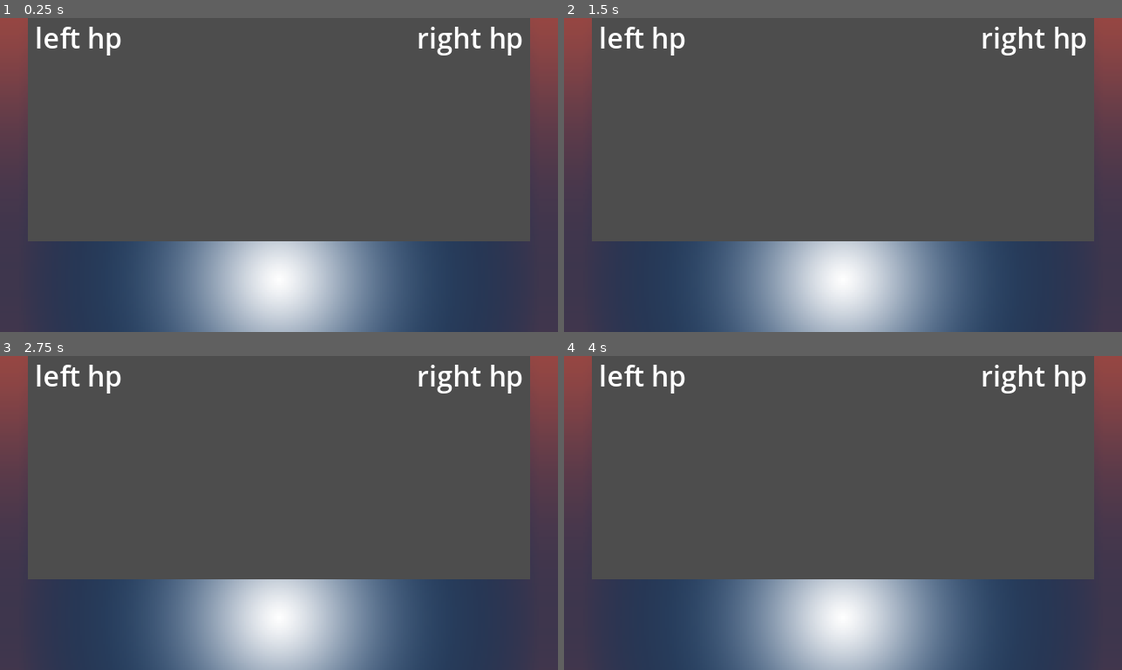
Above: before the commit, frames 1-4 (two rows, left to right).
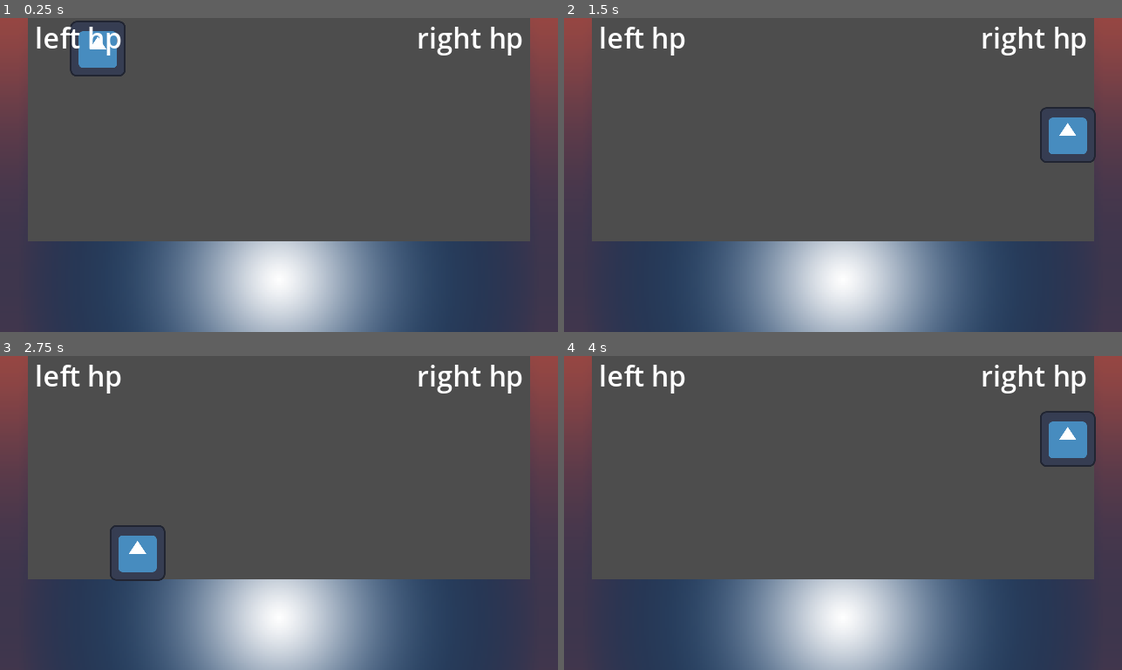
Above: after the commit, the same moments.

Repository: Craig-Holbrook/kc_fighter
Game: Godot game, scene res://stage/stage.tscn
Same seed, same stepped clock (60 frames per second), same inputs: the game is played once before the commit and once after it. This scene is started directly instead of the project's main scene. The engine's default icon, where the game draws it, is replaced by a stand-in: a white triangle on a blue panel in a dark square.
Inputs:
- Up to frame 1 (0.25 s): no input
- Up to frame 2 (1.5 s): tap Enter (ui_accept) at 0.5, 0.6, 0.77, 1.07, 1.35 s; hold Right (ui_right) from 0.53 s (still down)
- Up to frame 3 (2.75 s): tap Enter (ui_accept) at 1.52, 1.82, 2.1 s; release Right (ui_right) at 2.03 s; hold Left (ui_left) from 2.03 s (still down)
- Up to frame 4 (4 s): release Left (ui_left) at 2.78 s; hold Right (ui_right) from 2.78 s (still down); tap Enter (ui_accept) at 2.85, 3.02, 3.32, 3.6, 3.77 s

The runs differ from the first frame. In frame 1, 0.9% of the frame differs, in the area x 12-23%, y 0-19%; in frame 2, 1.0%; in frame 3, 1.0%; in frame 4, 1.0%, in the area x 85-96%, y 17-36%.

Commit message:
added player

Diff:
--- /dev/null
+++ b/player/player.gd
@@ -0,0 +1,28 @@
+extends CharacterBody2D
+
+
+const SPEED = 300.0
+const JUMP_VELOCITY = -400.0
+
+# Get the gravity from the project settings to be synced with RigidBody nodes.
+var gravity = ProjectSettings.get_setting("physics/2d/default_gravity")
+
+
+func _physics_process(delta):
+	# Add the gravity.
+	if not is_on_floor():
+		velocity.y += gravity * delta
+
+	# Handle jump.
+	if Input.is_action_just_pressed("ui_accept") and is_on_floor():
+		velocity.y = JUMP_VELOCITY
+
+	# Get the input direction and handle the movement/deceleration.
+	# As good practice, you should replace UI actions with custom gameplay actions.
+	var direction = Input.get_axis("ui_left", "ui_right")
+	if direction:
+		velocity.x = direction * SPEED
+	else:
+		velocity.x = move_toward(velocity.x, 0, SPEED)
+
+	move_and_slide()
--- a/player/player.tscn
+++ b/player/player.tscn
@@ -1,3 +1,19 @@
-[gd_scene format=3 uid="uid://rqo5n0fl3cvi"]
+[gd_scene load_steps=4 format=3 uid="uid://bjc58ru266ooi"]
+
+[ext_resource type="Texture2D" uid="uid://2mduhi2bdwkg" path="res://icon.svg" id="1_2xoav"]
+[ext_resource type="Script" path="res://player/player.gd" id="1_q8bkg"]
+
+[sub_resource type="CircleShape2D" id="CircleShape2D_8exgp"]
+radius = 15.0
 
 [node name="Player" type="CharacterBody2D"]
+script = ExtResource("1_q8bkg")
+
+[node name="Sprite2D" type="Sprite2D" parent="."]
+position = Vector2(0, -16)
+scale = Vector2(0.25, 0.25)
+texture = ExtResource("1_2xoav")
+
+[node name="CollisionShape2D" type="CollisionShape2D" parent="."]
+position = Vector2(0, -16)
+shape = SubResource("CircleShape2D_8exgp")
--- a/stage/stage.tscn
+++ b/stage/stage.tscn
@@ -53,3 +53,4 @@
 horizontal_alignment = 2
 
 [node name="Player" parent="." instance=ExtResource("2_q4w8h")]
+position = Vector2(56, 1)
Not shown: 1 places in stage/stage.tscn that only renumber resources
